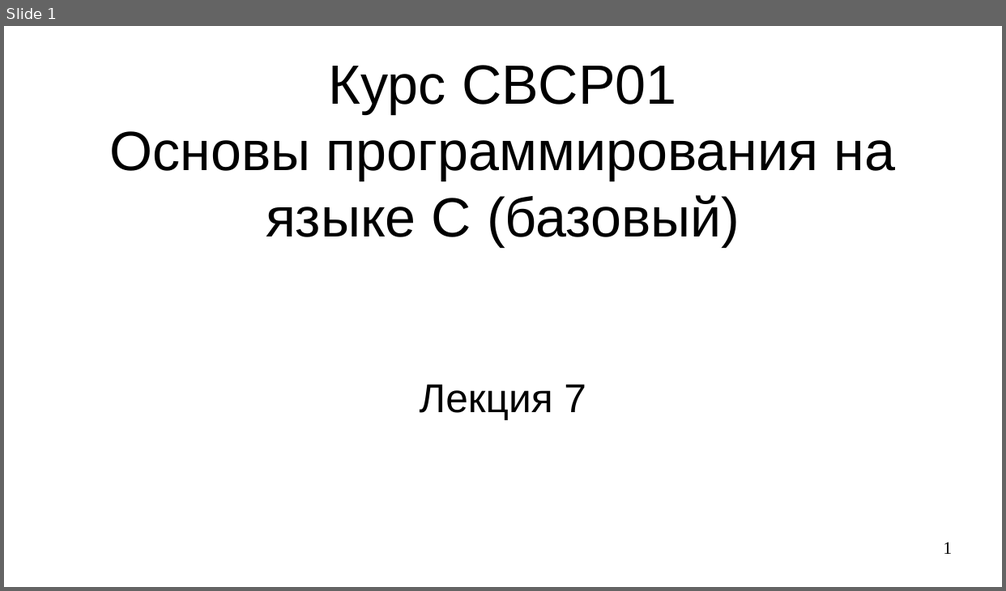
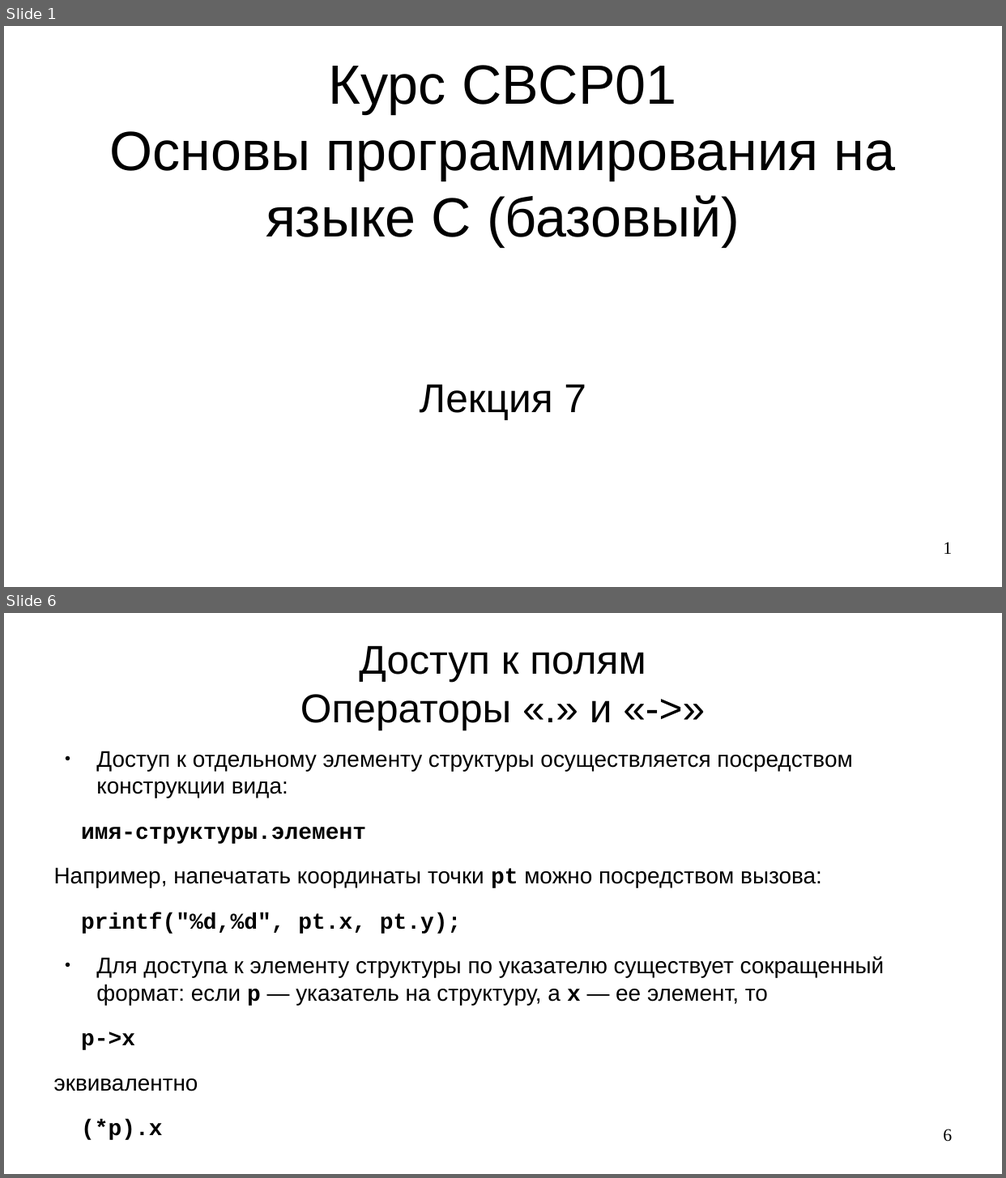
Before and after one commit to steelcraft/stud-lab, a slide deck: Лекции/CBCP01#L7.odp. Shown one above the other, each under a label of ours: slide 1 before the commit, slides 1 and 6 after it; the slides between them are not shown. The pictures are 1006x591 and 1006x1178 pixels, drawn with LibreOffice and Linux fonts; fonts in the diff are those of the drawing. Boxes give left, top, right and bottom in pixels: in the first picture for what was removed or moved away, otherwise in the second. Text is boxed around its words. In the diff, an @@ line names an element or a change of style, - is before the commit and + after.

Commit message:
Добавлены слайды 1-6

```diff
--- a/Лекции/CBCP01#L7.odp
+++ b/Лекции/CBCP01#L7.odp
@@ slide 6 added at [4,613,1002,1174], background #FFFFFF @@
@@ title added at [300,645,646,730], 32 pt, text #000000 @@
+Доступ к полям
+Операторы «.» и «->»
@@ text added at [54,751,884,1140], 18 pt, text #000000 @@
+● Доступ к отдельному элементу структуры осуществляется посредством конструкции вида:
+имя-структуры.элемент
+Например, напечатать координаты точки pt можно посредством вызова:
+printf("%d,%d", pt.x, pt.y);
+● Для доступа к элементу структуры по указателю существует сокращенный формат: если р — указатель на структуру, а x — ее элемент, то
+p->x
+эквивалентно
+(*p).x
@@ page number added at [943,1129,952,1142], 14 pt, text #000000 @@
+6
```
Also in this commit, not shown: 2 slides changed, 5 other slides added, 9 slides removed.
